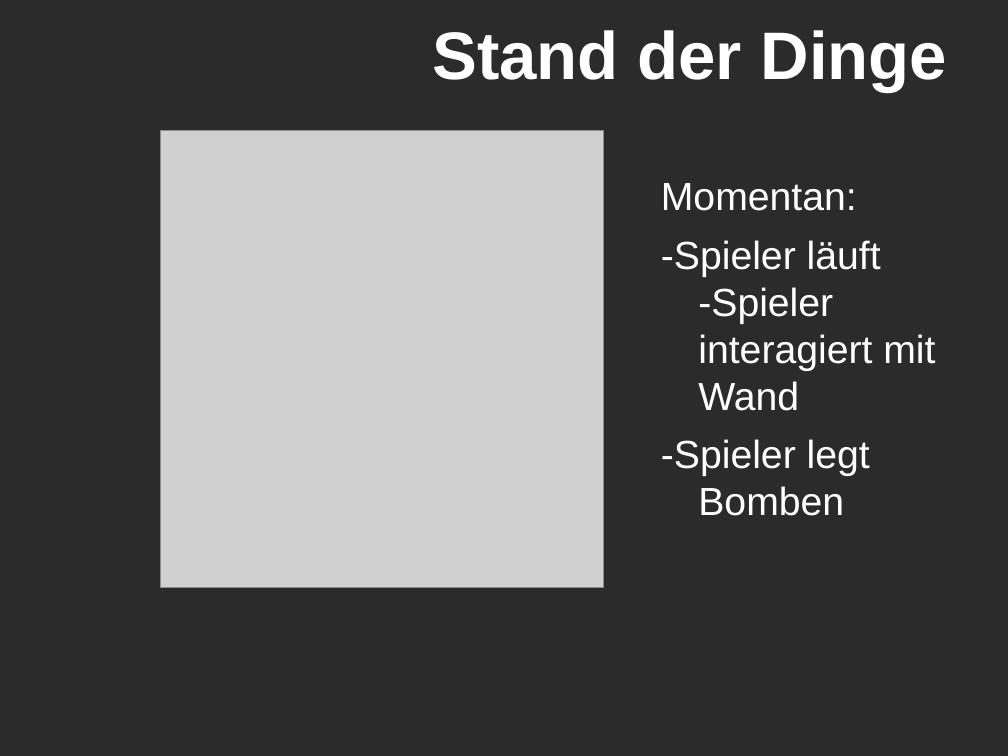
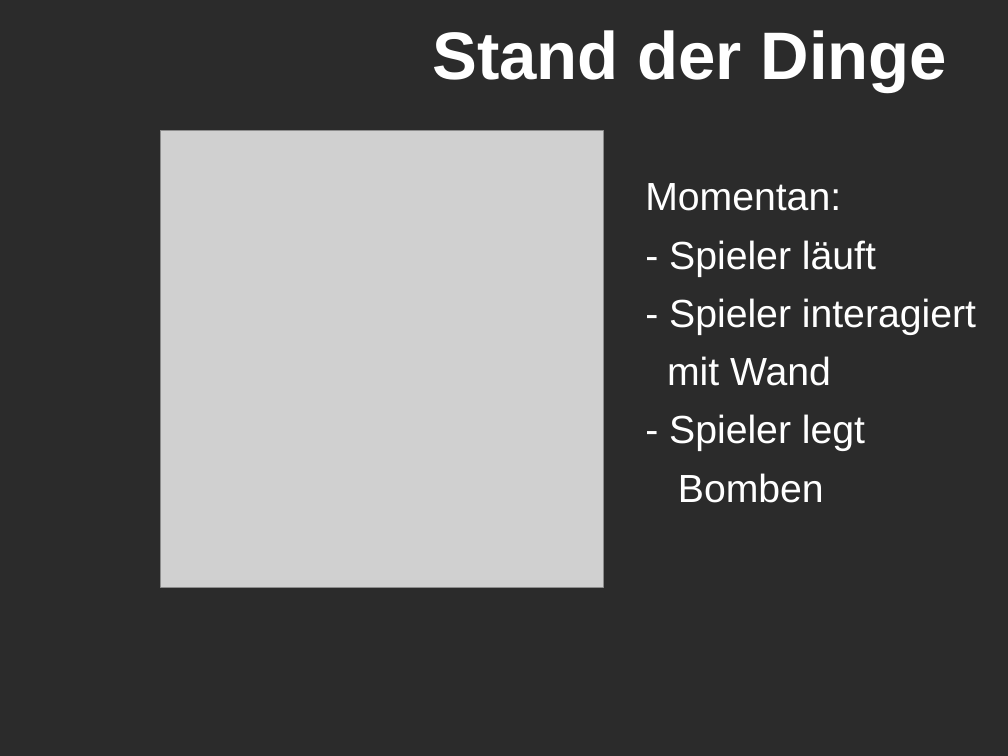
Before and after one commit to PaIIe/BombermanSPGr7, a slide deck: slide 3 of Testfall.ppt. Drawn at 1008x756 pixels with LibreOffice and Linux fonts; fonts in the diff are those of the drawing; grey boxes stand for pictures; background and template pictures are left out; a plain dark background stands for a picture behind light text. Boxes give left, top, right and bottom in pixels: in the first picture for what was removed or moved away, otherwise in the second. Text is boxed around its words. In the diff, an @@ line names an element or a change of style, - is before the commit and + after.

```diff
--- a/Testfall.ppt
+++ b/Testfall.ppt
@@ text "Momentan:": place and size @@
-text "Momentan:" at (661,183,935,516)
+text "Momentan:" at (645,183,976,503)
@@ text at (667,240,976,503): text changed @@
--Spieler läuft
--Spieler interagiert mit Wand
--Spieler legt Bomben
+- Spieler läuft
+- Spieler interagiert
+mit Wand
+- Spieler legt
+Bomben
```
Also in this commit, not shown: 7 other slides changed, 4 slides added.
